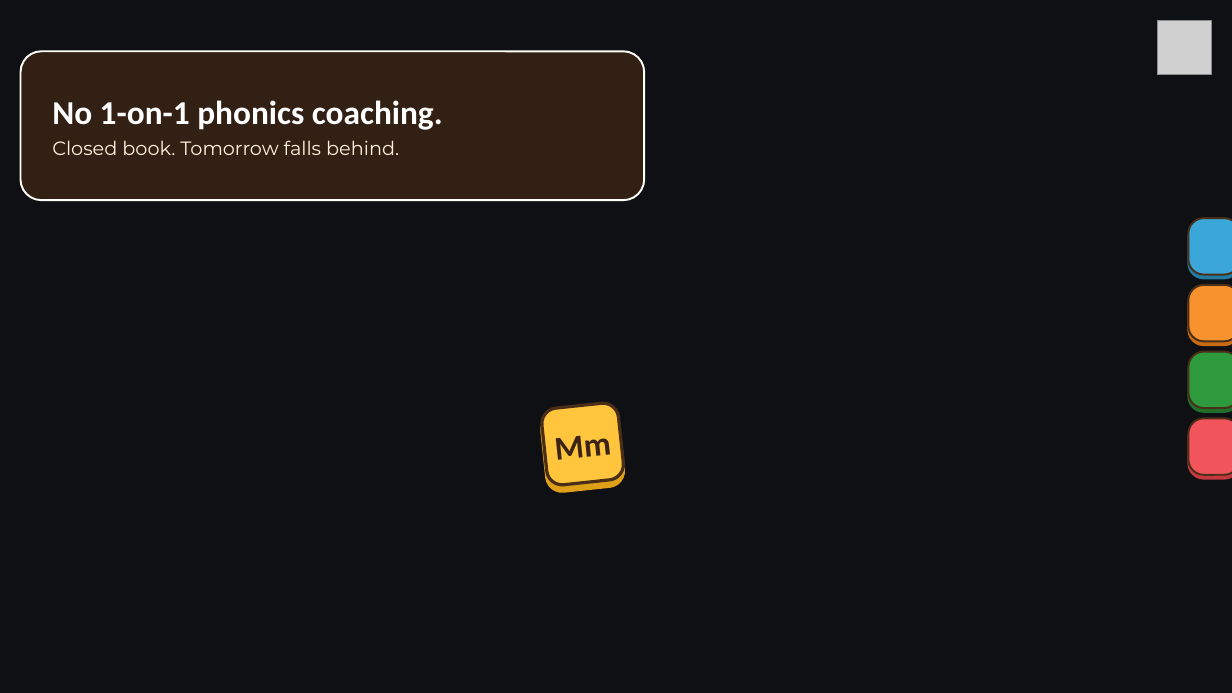
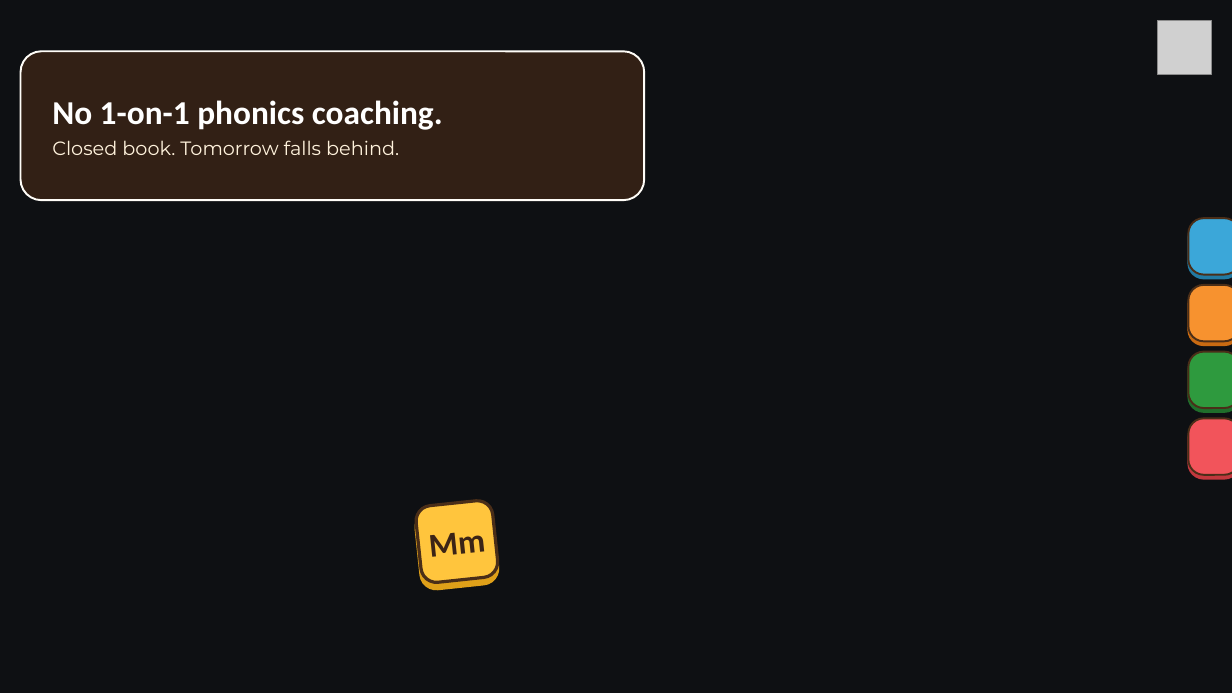
Before and after one commit to zendrix-hub/playIt, a slide deck: slide 2 of docs/tekcon-2026/04_PitchPerfect_2026/G56_PlayIT_PitchPerfect_2026_Deck.pptx. Drawn at 1232x693 pixels with LibreOffice and Linux fonts; fonts in the diff are those of the drawing; grey boxes stand for pictures; background and template pictures are left out. Boxes give left, top, right and bottom in pixels: in the first picture for what was removed or moved away, otherwise in the second. Text is boxed around its words. In the diff, an @@ line names an element or a change of style, - is before the commit and + after.

```diff
--- a/docs/tekcon-2026/04_PitchPerfect_2026/G56_PlayIT_PitchPerfect_2026_Deck.pptx
+++ b/docs/tekcon-2026/04_PitchPerfect_2026/G56_PlayIT_PitchPerfect_2026_Deck.pptx
@@ rounded rectangle "Mm": place and size @@
-rounded rectangle "Mm" at bbox=[541, 402, 625, 486]
+rounded rectangle "Mm" at bbox=[415, 499, 499, 583]
```
Also in this commit, not shown: 1 other slide changed, 41 other files.
